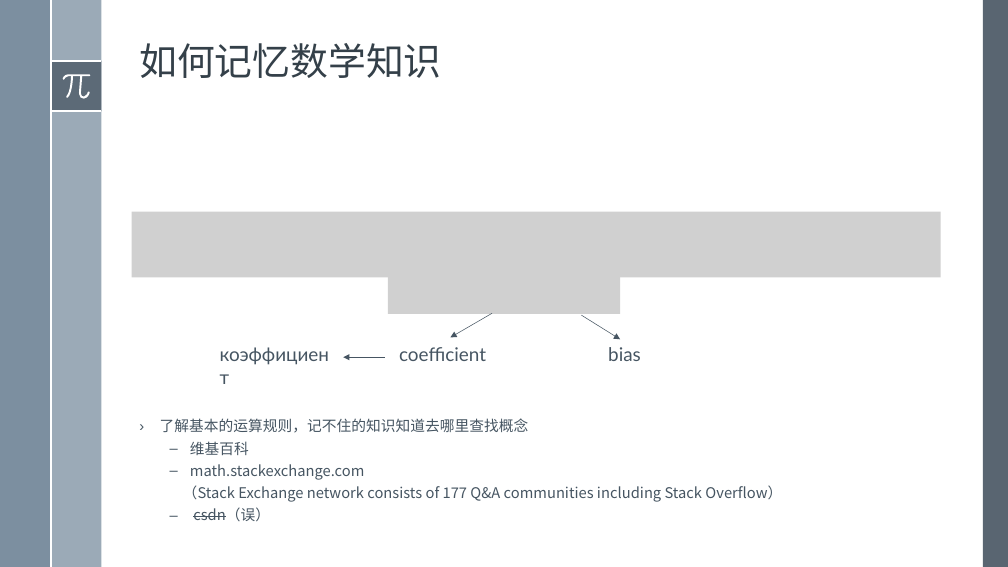
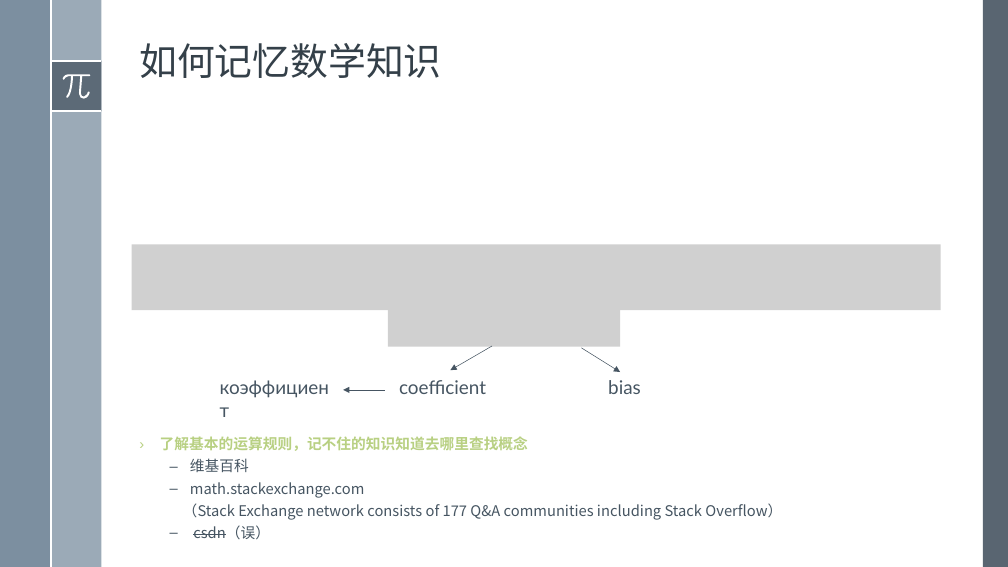
Before and after one commit to SakigamiYang/PyCon, a slide deck: slide 15 of Python-Meetup/20200719/面向一小部分程序员的数学学习相关话题简言.pptx. Drawn at 1008x567 pixels with LibreOffice and Linux fonts; fonts in the diff are those of the drawing; grey boxes stand for pictures. Boxes give left, top, right and bottom in pixels: in the first picture for what was removed or moved away, otherwise in the second. Text is boxed around its words. In the diff, an @@ line names an element or a change of style, - is before the commit and + after.

```diff
--- a/Python-Meetup/20200719/面向一小部分程序员的数学学习相关话题简言.pptx
+++ b/Python-Meetup/20200719/面向一小部分程序员的数学学习相关话题简言.pptx
@@ 3 texts, 1 picture: place and size @@
-3 texts, 1 picture at (132,212,941,370)
+3 texts, 1 picture at (132,244,941,402)
@@ picture removed at (388,265,620,314) @@
@@ picture added at (388,299,620,347) @@
@@ 3 arrows: place and size @@
-3 arrows at (343,313,620,357)
+3 arrows at (343,346,620,390)
@@ text "了解基本的运算规则，记不住的知识知道去哪里查找概念": place and size @@
-text "了解基本的运算规则，记不住的知识知道去哪里查找概念" at (160,418,782,521)
+text "了解基本的运算规则，记不住的知识知道去哪里查找概念" at (160,436,782,539)
@@ text at (160,436,528,451): text colour #465562 to #B8D082, bold on in "了解基本的运算规则，记不住的知识知道去哪里查找概念" @@
```
Also in this commit, not shown: 7 other slides changed.
